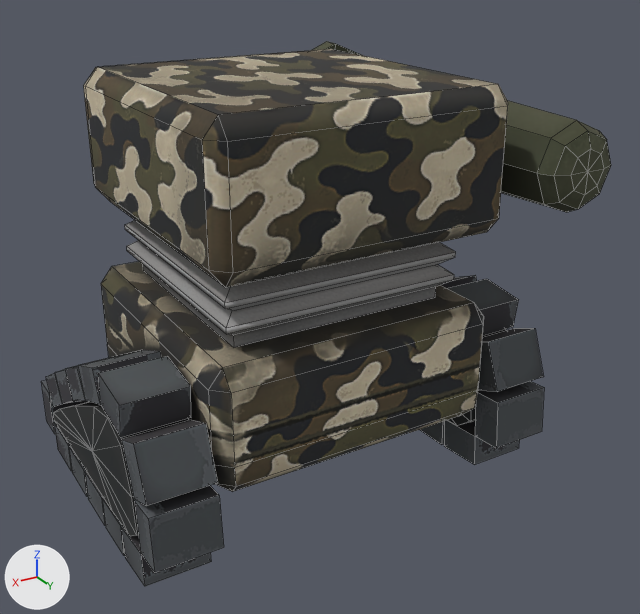
One commit to the FBX model Assets/Character/CuBots/Models/TrapperFinal.fbx: the scene before it, then after it.
Camera for both pictures: a 50 mm lens placed at (0.771, 1.423, 1.036), pointed at (-0.07, 0.02, 0.335). Every picture has the same lights, and +X, +Y and +Z are marked at lower left. The first picture is the older version. Mesh edges are drawn as thin lines. Where no turn or scale is listed for an object, it has been applied to the vertices.
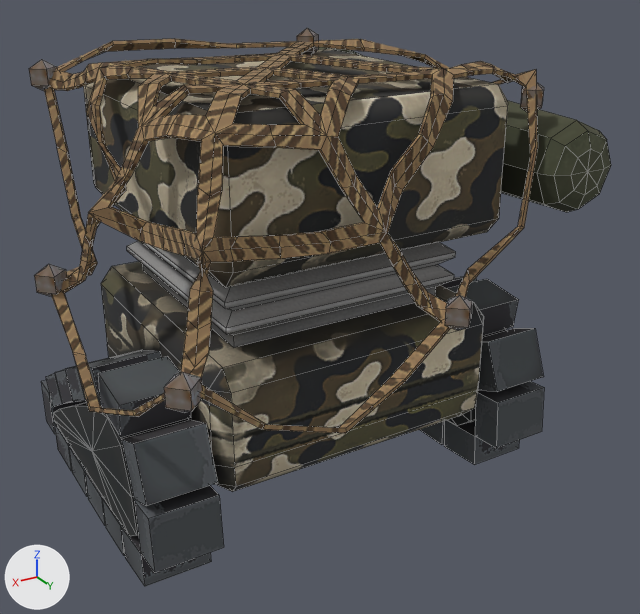
Pixel boxes [x1, y1, x2, y2] of what changed, in the pictures (640 x 614 px):
'Circle.006', added (brown)
    after: [29, 28, 544, 433]

What changed in the scene script:
```text
Add me_circle:
    me_circle.from_pydata(...)  # 626 vertices, 672 faces; spans x -0.512..0.35, y -0.478..0.35, z -0.525..-0.027
    me_circle.materials.append(mat_trappermtl)  # picture img_trappermtl_basecolor_png
Add ob_circle_006:
    ob_circle_006 = bpy.data.objects.new('Circle.006', me_circle)
    ob_circle_006.location = (0.118, 0.129, 0.87)
```
